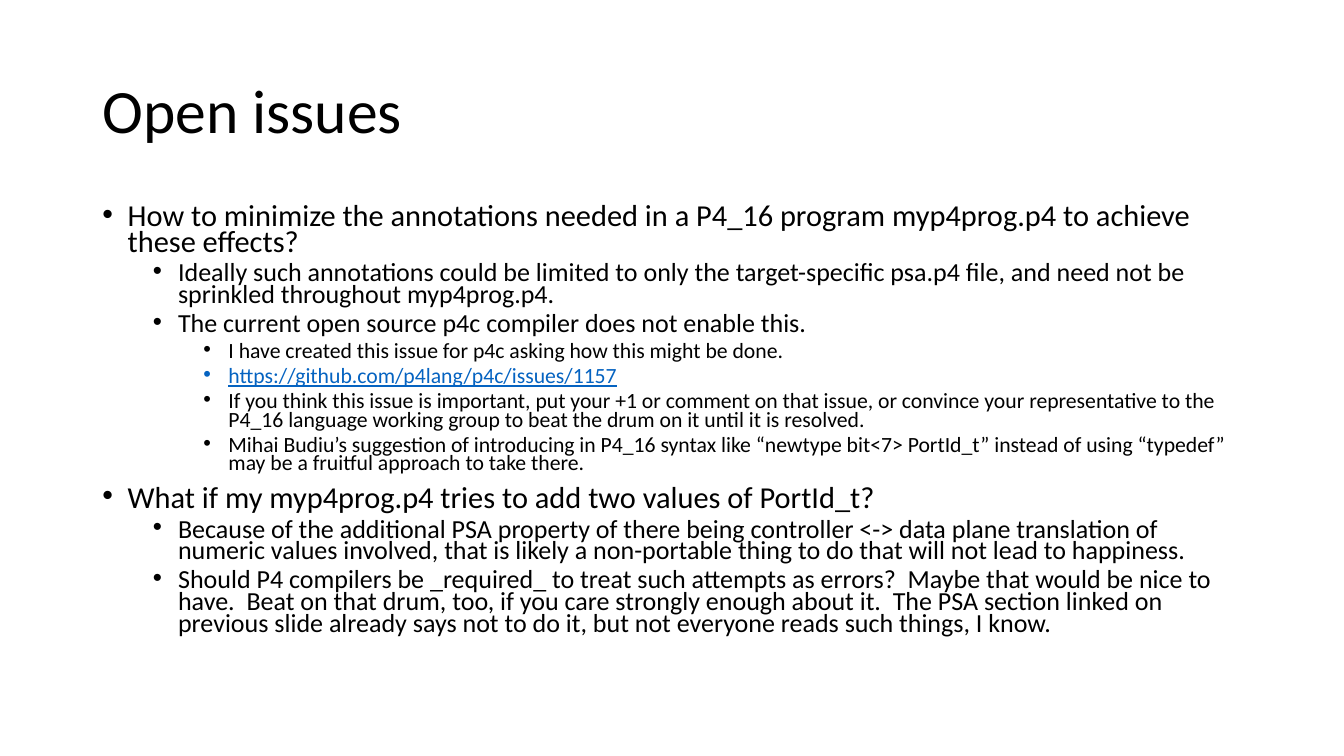
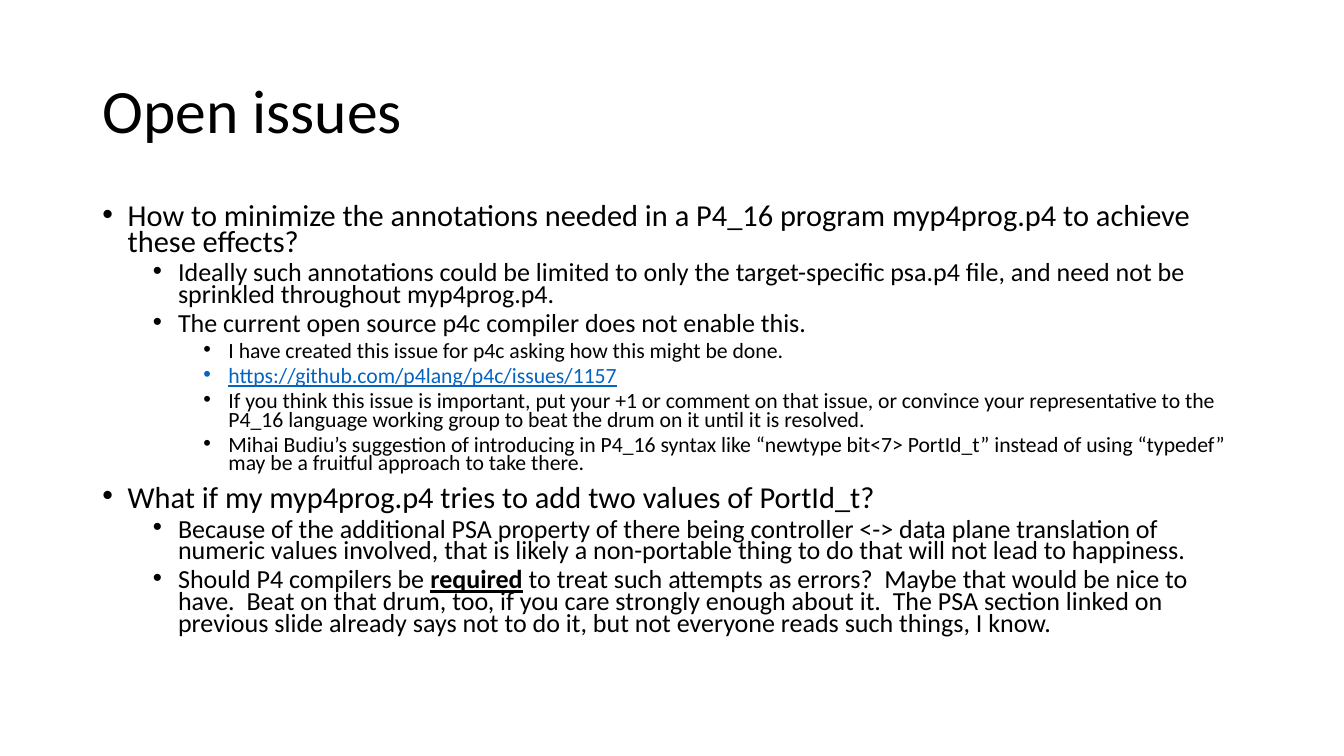
Before and after one commit to jafingerhut/p4-guide, a slide deck: slide 11 of docs/p4runtime-and-psa-target-specific-types.pptx (slide 8 before the commit). Drawn at 1344x756 pixels with LibreOffice and Linux fonts; fonts in the diff are those of the drawing. Boxes give left, top, right and bottom in pixels: in the first picture for what was removed or moved away, otherwise in the second. Text is boxed around its words. In the diff, an @@ line names an element or a change of style, - is before the commit and + after.

```diff
--- a/docs/p4runtime-and-psa-target-specific-types.pptx
+++ b/docs/p4runtime-and-psa-target-specific-types.pptx
@@ text at <box>178,569,1187,637</box>: text changed @@
-  • Should P4 compilers be _required_ to treat such attempts as errors? Maybe that would be nice to have. Beat on that drum, too, if you care strongly enough about it. The PSA section linked on previous slide already says not to do it, but not everyone reads such things, I know.
+  • Should P4 compilers be required to treat such attempts as errors? Maybe that would be nice to have. Beat on that drum, too, if you care strongly enough about it. The PSA section linked on previous slide already says not to do it, but not everyone reads such things, I know.
```
Also in this commit, not shown: 7 other slides changed, 7 slides added.
